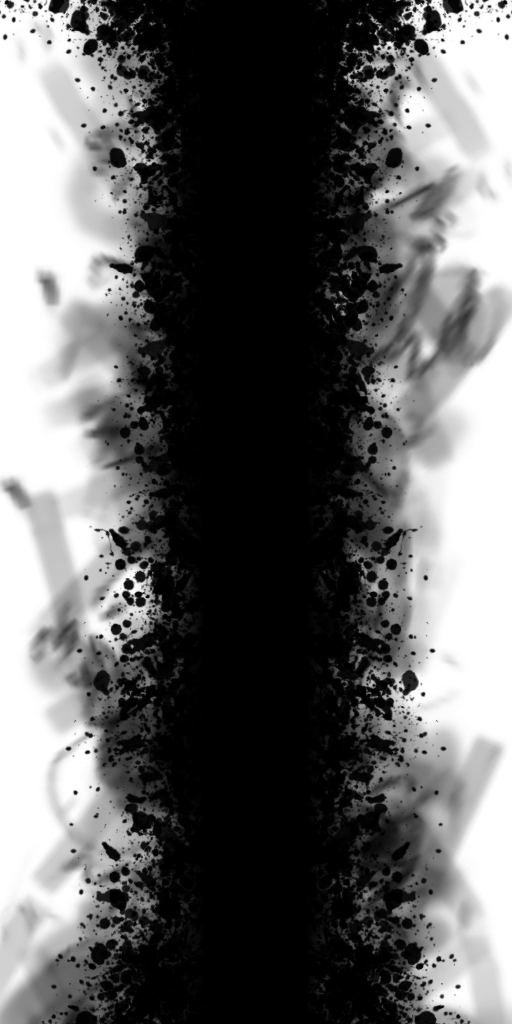
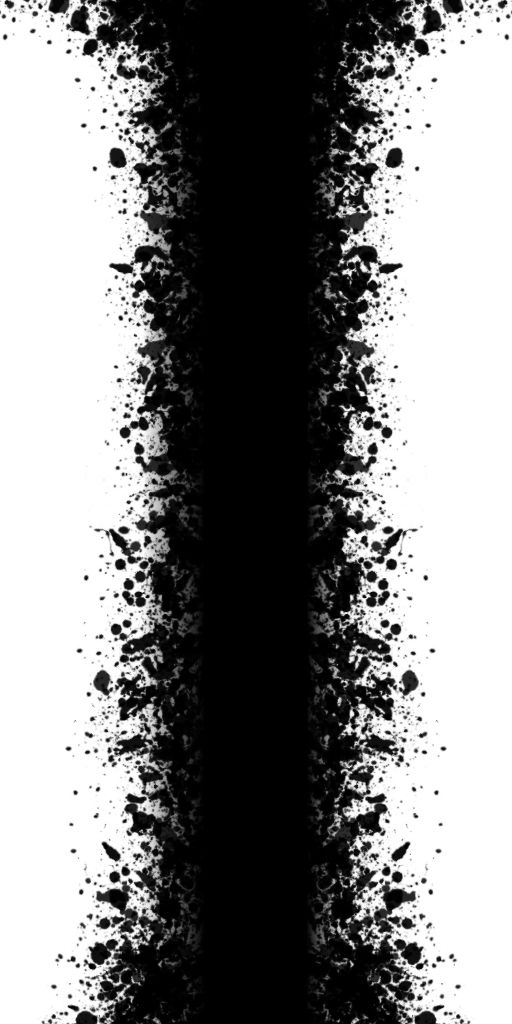
Two versions of the same layered image (512x1024). Layer-by-layer changes:
hid "Paint Layer 1", painted on it over box(0, 0, 512, 1024)
